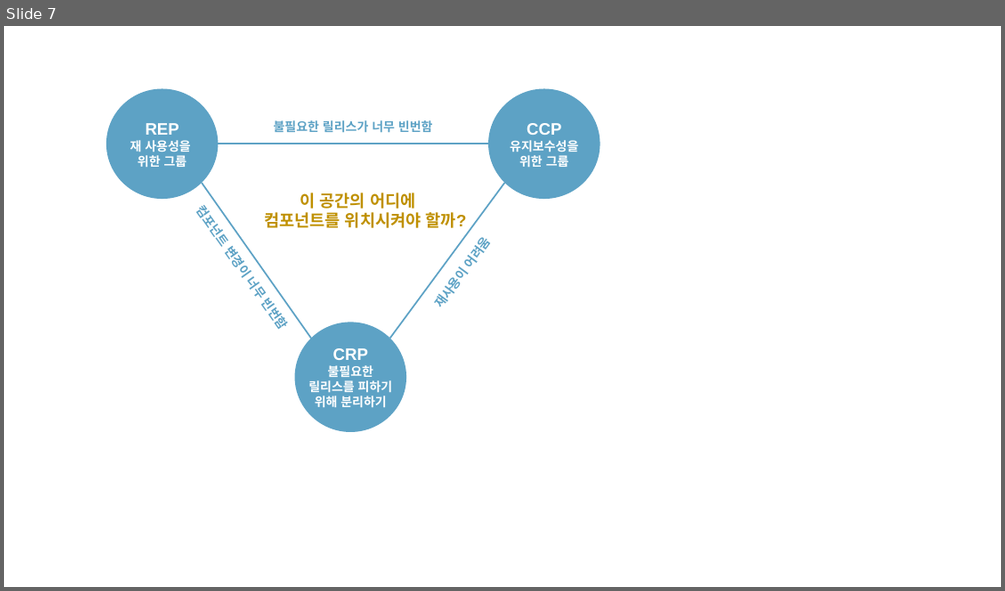
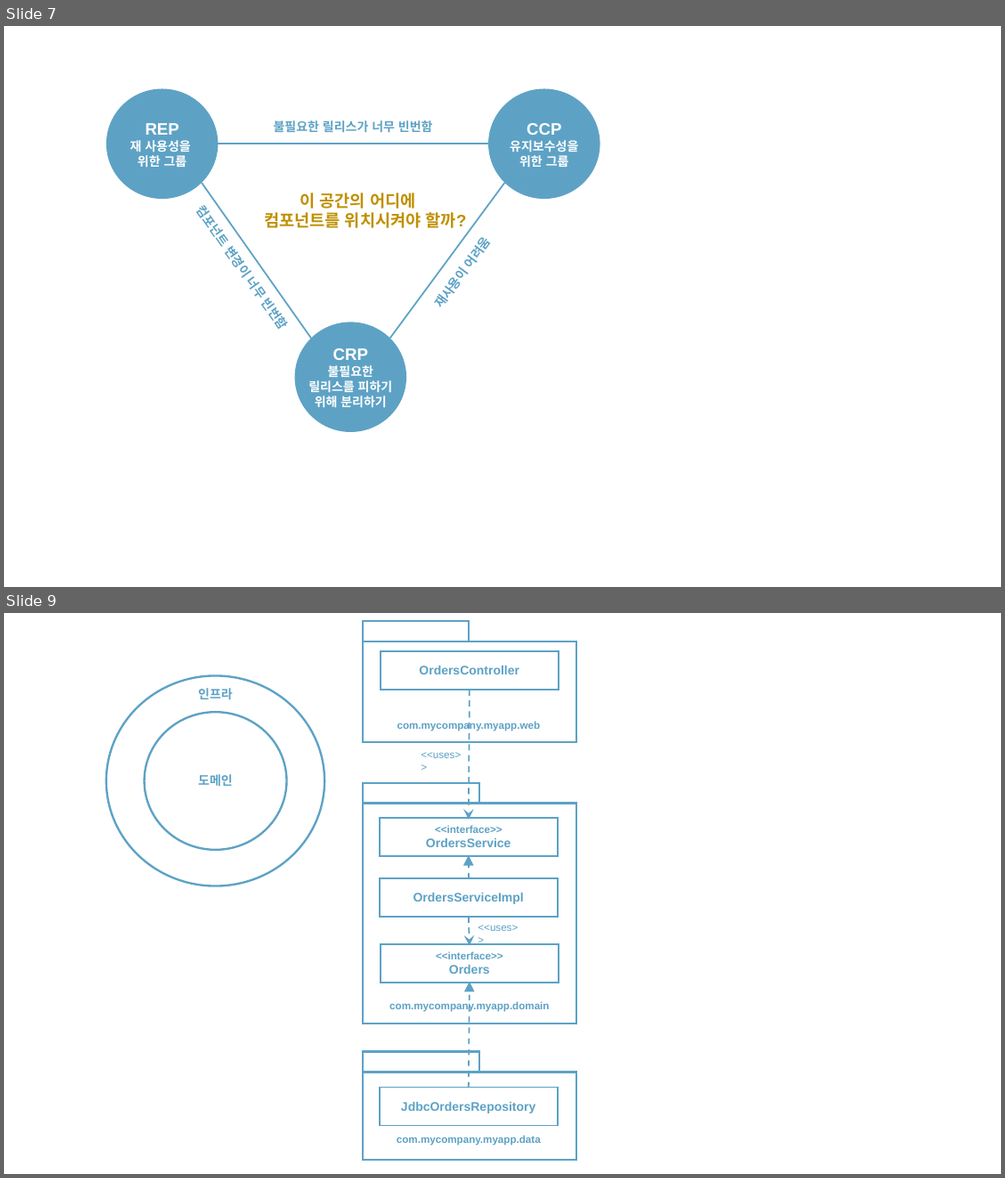
Before and after one commit to rudaks-han/book-summary, a slide deck: Clean Architecture/ref/프레젠테이션1.pptx. Shown one above the other, each under a label of ours: slide 7 before the commit, slides 7 and 9 after it; the slides between them are not shown. The pictures are 1005x591 and 1005x1178 pixels, drawn with LibreOffice and Linux fonts; fonts in the diff are those of the drawing. Boxes give left, top, right and bottom in pixels: in the first picture for what was removed or moved away, otherwise in the second. Text is boxed around its words. In the diff, an @@ line names an element or a change of style, - is before the commit and + after.

```diff
--- a/Clean Architecture/ref/프레젠테이션1.pptx
+++ b/Clean Architecture/ref/프레젠테이션1.pptx
@@ slide 9 added at bbox=[4, 613, 1001, 1174], background #FFFFFF @@
@@ rectangle added at bbox=[363, 621, 469, 641], outline #5DA2C5 2 pt @@
@@ rectangle added at bbox=[363, 641, 577, 742], outline #5DA2C5 2 pt @@
@@ rectangle added at bbox=[380, 651, 558, 690], outline #5DA2C5 1.5 pt @@
@@ text added at bbox=[419, 666, 519, 674], 12 pt, text #5DA2C5, bold @@
+OrdersController
@@ ellipse added at bbox=[106, 676, 324, 886], outline #5DA2C5 2 pt @@
@@ text added at bbox=[198, 688, 233, 700], 12 pt, text #5DA2C5, bold @@
+인프라
@@ arrow added from (469, 690) to (469, 819), #5DA2C5 1.5 pt dashed @@
@@ ellipse added at bbox=[145, 712, 287, 850], outline #5DA2C5 2 pt @@
@@ text added at bbox=[397, 721, 541, 731], 10 pt, text #5DA2C5, bold @@
+com.mycompany.myapp.web
@@ text added at bbox=[421, 752, 461, 758], 10 pt, text #5DA2C5 @@
+<<uses>>
@@ text added at bbox=[198, 774, 233, 786], 12 pt, text #5DA2C5, bold @@
+도메인
@@ rectangle added at bbox=[363, 783, 479, 803], outline #5DA2C5 2 pt @@
@@ rectangle added at bbox=[363, 803, 577, 1023], outline #5DA2C5 2 pt @@
@@ rectangle added at bbox=[380, 818, 558, 856], outline #5DA2C5 1.5 pt @@
@@ text added at bbox=[426, 825, 511, 847], 10 pt, text #5DA2C5, bold @@
+<<interface>>
+OrdersService
@@ rectangle added at bbox=[380, 878, 558, 916], outline #5DA2C5 1.5 pt @@
@@ arrow added from (469, 878) to (469, 855), #5DA2C5 1.5 pt dashed @@
@@ text added at bbox=[413, 892, 524, 904], 12 pt, text #5DA2C5, bold @@
+OrdersServiceImpl
@@ arrow added from (469, 916) to (469, 946), #5DA2C5 1.5 pt dashed @@
@@ text added at bbox=[477, 925, 518, 931], 10 pt, text #5DA2C5 @@
+<<uses>>
@@ rectangle added at bbox=[380, 944, 558, 982], outline #5DA2C5 1.5 pt @@
@@ text added at bbox=[436, 951, 503, 973], 10 pt, text #5DA2C5, bold @@
+<<interface>>
+Orders
@@ arrow added from (469, 1087) to (469, 981), #5DA2C5 1.5 pt dashed @@
@@ text added at bbox=[389, 1001, 549, 1012], 10 pt, text #5DA2C5, bold @@
+com.mycompany.myapp.domain
@@ rectangle added at bbox=[363, 1051, 479, 1071], outline #5DA2C5 2 pt @@
@@ rectangle added at bbox=[363, 1072, 577, 1159], outline #5DA2C5 2 pt @@
@@ rectangle added at bbox=[380, 1087, 558, 1126], outline #5DA2C5 1.5 pt @@
@@ text added at bbox=[401, 1102, 535, 1113], 12 pt, text #5DA2C5, bold @@
+JdbcOrdersRepository
@@ text added at bbox=[396, 1135, 541, 1145], 10 pt, text #5DA2C5, bold @@
+com.mycompany.myapp.data
```
Also in this commit, not shown: 1 other slide added, 14 other files.
